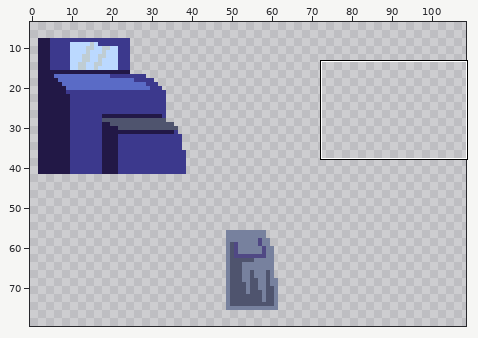
One commit to this pixel-art file: mvm-mechavania/_WIP/2.BG/lab-props.aseprite. Above: a wide view before the commit, with the close-up outlined.
Close-up. Before:
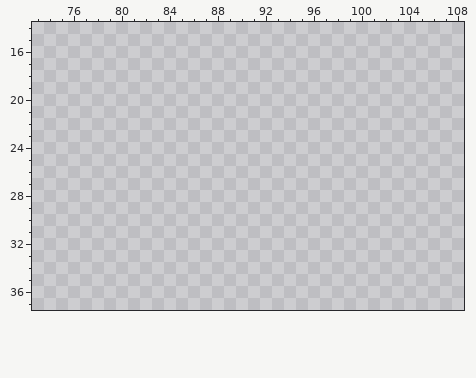
128x96 pixels, 1 frame. Colours within 5 levels of each other are drawn and written as one. Shown: x 73..108, y 14..37. The wide view leaves out empty margins.
And afterwards:
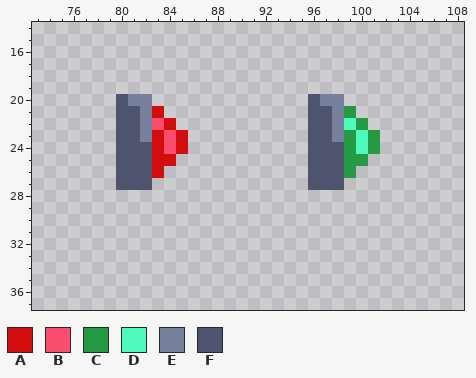
Palette (. is transparent): A #d30d0d  B #fb4e6f  C #249a42  D #4efbba  E #77819e  F #4f546e
What changed:
layer "Layer 4" added
Layer "Layer 4":
There is now colour A in row 21 at x 83; in row 22 at x 84; in rows 23 to 24 at x 83 and 85; in row 25 at x 83 to 84; in row 26 at x 83.
There is now colour B in row 22 at x 83; in rows 23 to 24 at x 84.
There is now colour C in row 21 at x 99; in row 22 at x 100; in rows 23 to 24 at x 99 and 101; in row 25 at x 99 to 100; in row 26 at x 99.
There is now colour D in row 22 at x 99; in rows 23 to 24 at x 100.
There is now colour E in row 20 at x 81 to 82 and 97 to 98; in rows 21 to 23 at x 82 and 98.
There is now colour F in row 20 at x 80 and 96; in rows 21 to 23 at x 80 to 81 and 96 to 97; in rows 24 to 27 at x 80 to 82 and 96 to 98.
Boxes around the changes in both close-ups, in picture pixels (x1, y1, x2, y2):
added: (116, 94, 188, 190)
added: (308, 94, 380, 190)
